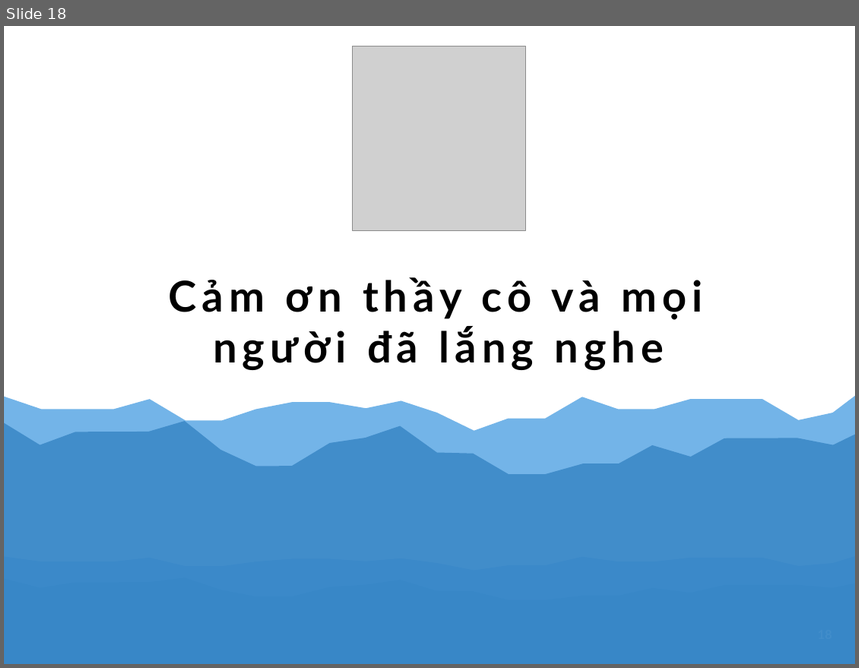
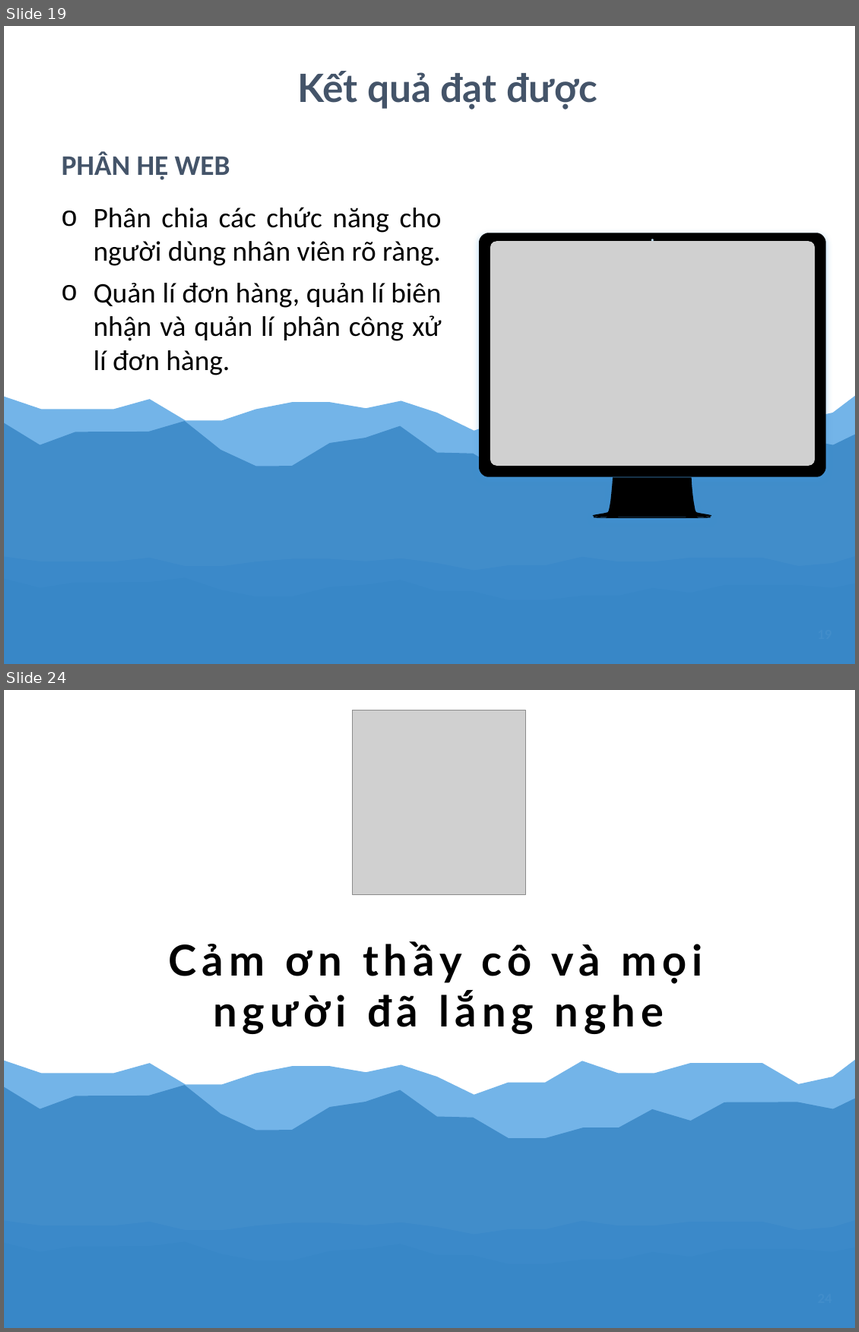
Before and after one commit to tranhoanghuan/Lu-n-v-n, a slide deck: baoCao/bao_cao.pptx. Shown one above the other, each under a label of ours: slide 18 before the commit, slides 19 and 24 after it; the slides between them are not shown. The pictures are 859x668 and 859x1332 pixels, drawn with LibreOffice and Linux fonts; fonts in the diff are those of the drawing; grey boxes stand for pictures. Boxes give left, top, right and bottom in pixels: in the first picture for what was removed or moved away, otherwise in the second. Text is boxed around its words. In the diff, an @@ line names an element or a change of style, - is before the commit and + after.

```diff
--- a/baoCao/bao_cao.pptx
+++ b/baoCao/bao_cao.pptx
@@ slide 19 added at [4, 26, 855, 664], background #FFFFFF; not listed: 5 template elements that a slide beside it also shows @@
@@ text added at [297, 71, 598, 110], 66 pt, text #445469, bold @@
+Kết quả đạt được
@@ text added at [62, 151, 230, 180], 48 pt, text #445469, bold @@
+      PHÂN HỆ WEB
@@ text added at [94, 207, 442, 376], 48 pt, text #000000 @@
+o Phân chia các chức năng cho người dùng nhân viên rõ ràng.
+o Quản lí đơn hàng, quản lí biên nhận và quản lí phân công xử lí đơn hàng.
@@ freeform shape added at [479, 233, 826, 518], fill #000000 @@
@@ picture added at [490, 241, 815, 466] @@
@@ what was slide 18 is now slide 24 @@
```
Also in this commit, not shown: 16 slides changed, 5 other slides added.
